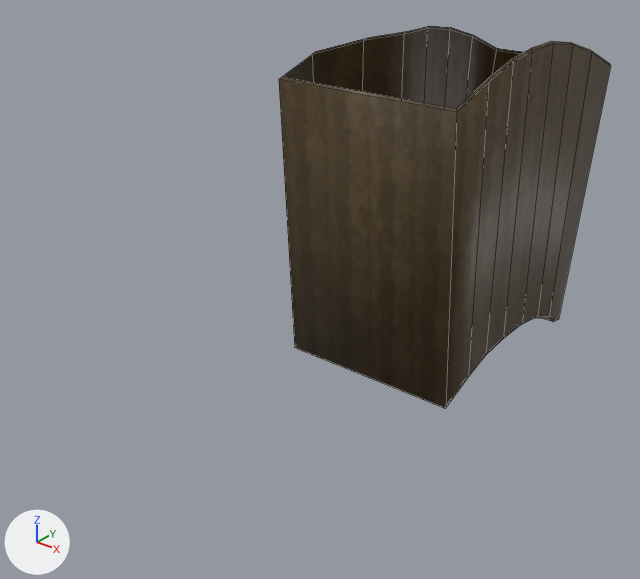
Before and after pictures for a commit that changed the Blender file Blender Models/Floaty Heights/HousePlanet.blend.
One viewpoint serves both versions: a 50 mm lens placed at (15.85, -16.33, 7.68), pointed at (3.18, -0.51, -2.13). Lighting does not change. The marker at lower left points along +X, +Y and +Z. Mesh edges are drawn as thin lines. The same objects are shown in both versions, whatever each file hides.
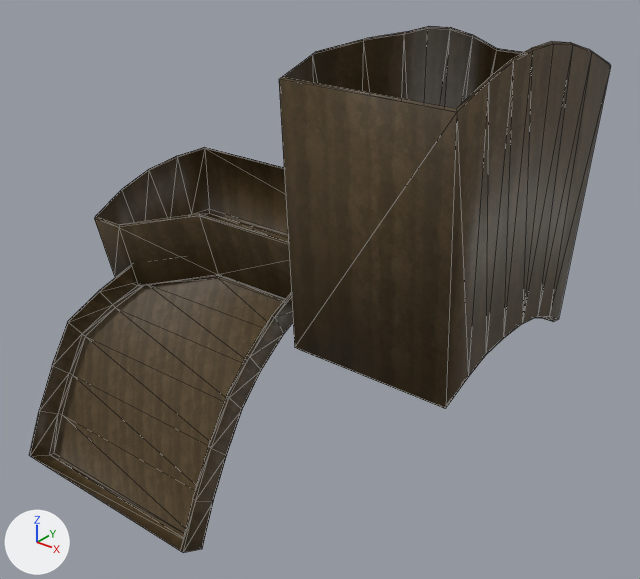
Where the change shows, as pixel boxes [x1, y1, x2, y2] in the pictures (640 x 579 px):
'Plane.001', reshaped (75% wider, 38% taller): before [279, 26, 611, 408]; after [29, 26, 611, 553]
part 1 of me_plane_007, added (brown): after [29, 266, 293, 553]
part 2 of me_plane_007, added (brown): after [94, 147, 291, 299]
part 3 of me_plane_007, built on: [279, 26, 611, 408] in both

The change, as a diff of the scene's bpy script:
```diff
--- a/Blender Models/Floaty Heights/HousePlanet.blend.py
+++ b/Blender Models/Floaty Heights/HousePlanet.blend.py
@@ me_plane_007 @@
 # used by ob_plane_001; location = (0.0, 0.0, 0.0)
-me_plane_007.from_pydata(...)  # 64 vertices, 55 faces; spans x 3.93..8.09, y -2.78..4.2, z -2.9..4.38
+me_plane_007.from_pydata(...)  # 164 vertices, 281 faces; spans x -3.07..8.09, y -5.63..4.2, z -7.55..4.38
+# me_plane_007 part 1: a new loose piece of 56 vertices spanning x -3.07..3.06, y -5.63..-0.91, z -7.55..-1.76, in mat_whitetaba_png (picture img_whitetaba_png)
+# me_plane_007 part 2: a new loose piece of 44 vertices spanning x -3.04..5.15, y -2.55..1.77, z -3.05..-0.08, in mat_whitetaba_png (picture img_whitetaba_png)
+# me_plane_007 part 3
+# 55 faces are deleted
+# 110 new faces join them
 me_plane_007.materials.append(mat_whitetaba_png)
```
